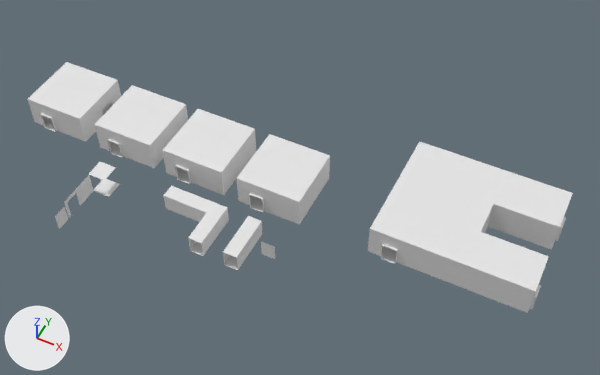
A saved change to the FBX model Assets/Game/meshes/prototype.fbx.
Camera for both pictures: a 50 mm camera at (35.9, -50.7, 64.7) aimed at (10.8, -0.5, 1.9). Arrows for +X, +Y and +Z are at lower left; the lights stay in place. Where no turn or scale is listed for an object, it has been applied to the vertices.
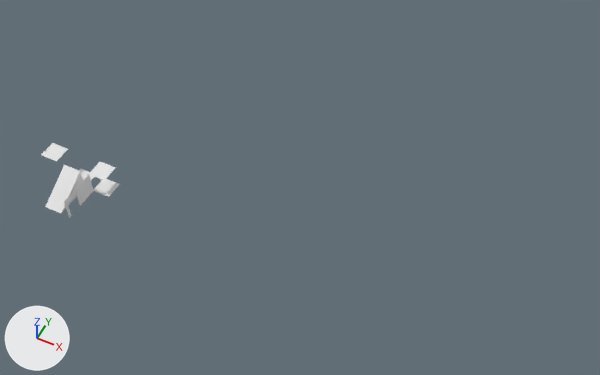
The newer file is also turned or shifted as a whole; pictures and numbers use the older file's frame.

The change, as JSON lines over the scene's bpy script:
```json
{"op": "add", "block": "me_plane_002_1", "code": ["me_plane_002_1 = bpy.data.meshes.new('Plane.002')", "me_plane_002_1.from_pydata(...)  # 34 vertices, 21 faces; spans x -1.0..-0.88, y -1.05..1.05, z 0.0..2.5"]}
{"op": "add", "block": "me_plane_004", "code": ["me_plane_004 = bpy.data.meshes.new('Plane.004')", "me_plane_004.from_pydata(...)  # 65 vertices, 56 faces; spans x -1.0..1.0, y -1.0..1.0, z 0.0..0.01"]}
{"op": "add", "block": "me_plane_006", "code": ["me_plane_006 = bpy.data.meshes.new('Plane.006')", "me_plane_006.from_pydata([(-1.0, -2.0, 0.0), (1.0, -2.0, 0.0), (-1.0, 2.0, 2.5), (1.0, 2.0, 2.5), (-1.0, 2.0, 0.0), (1.0, 2.0, 0.0)], [], [(0, 1, 3, 2), (2, 3, 5, 4), (2, 4, 0), (3, 1, 5)])"]}
{"op": "add", "block": "me_plane_005", "code": ["me_plane_005 = bpy.data.meshes.new('Plane.005')", "me_plane_005.from_pydata([(-1.0, 1.0, 2.5), (1.0, 1.0, 2.5), (-1.0, -1.0, 2.5), (1.0, -1.0, 2.5)], [], [(0, 1, 3, 2)])"]}
{"op": "remove", "block": "ob_plane_003", "code": ["ob_plane_003 = bpy.data.objects.new('Plane.003', me_plane_003)", "ob_plane_003.location = (-8.0, -14.0, 0.0)"]}
{"op": "remove", "block": "ob_cube_003", "code": ["ob_cube_003 = bpy.data.objects.new('Cube.003', me_cube_004)", "ob_cube_003.location = (4.89, -8.69, 0.0)"]}
{"op": "remove", "block": "ob_cube_002", "code": ["ob_cube_002 = bpy.data.objects.new('Cube.002', me_cube_003)", "ob_cube_002.location = (8.72, -8.69, 0.0)"]}
{"op": "remove", "block": "ob_cube", "code": ["ob_cube = bpy.data.objects.new('Cube', me_cube)", "ob_cube.location = (0.0, 0.0, 0.0)"]}
{"op": "remove", "block": "ob_cube_007", "code": ["ob_cube_007 = bpy.data.objects.new('Cube.007', me_cube_008)", "ob_cube_007.location = (23.14, 0.0, 0.0)"]}
{"op": "remove", "block": "ob_cube_001", "code": ["ob_cube_001 = bpy.data.objects.new('Cube.001', me_cube_002)", "ob_cube_001.location = (8.72, 0.0, 0.0)"]}
{"op": "remove", "block": "ob_cube_006", "code": ["ob_cube_006 = bpy.data.objects.new('Cube.006', me_cube_007)", "ob_cube_006.location = (11.32, -8.69, 0.0)"]}
{"op": "remove", "block": "ob_cube_005", "code": ["ob_cube_005 = bpy.data.objects.new('Cube.005', me_cube_006)", "ob_cube_005.location = (-17.4, 0.0, 0.0)"]}
{"op": "remove", "block": "ob_plane_002", "code": ["ob_plane_002 = bpy.data.objects.new('Plane.002', me_plane_002)", "ob_plane_002.location = (-8.0, -12.0, 0.0)"]}
{"op": "remove", "block": "ob_cube_004", "code": ["ob_cube_004 = bpy.data.objects.new('Cube.004', me_cube_005)", "ob_cube_004.location = (-8.5, 0.0, 0.0)"]}
{"op": "add", "block": "ob_entrances", "code": ["ob_entrances = bpy.data.objects.new('Entrances', me_plane_002_1)", "ob_entrances.location = (-8.0, -12.0, 0.0)"]}
{"op": "add", "block": "ob_floor", "code": ["ob_floor = bpy.data.objects.new('Floor', me_plane_004)", "ob_floor.location = (-11.0, -8.0, 0.0)"]}
{"op": "add", "block": "ob_stairs", "code": ["ob_stairs = bpy.data.objects.new('Stairs', me_plane_006)", "ob_stairs.location = (-11.0, -11.0, 0.0)"]}
{"op": "add", "block": "ob_ceil", "code": ["ob_ceil = bpy.data.objects.new('Ceil', me_plane_005)", "ob_ceil.location = (-14.0, -8.0, 0.0)"]}
```

Boxes [x1, y1, x2, y2] around the edits, measured in the pictures (600 x 375 px):
```json
{"object": "Cube.007", "change": "deleted", "before": [368, 141, 573, 313]}
{"object": "Cube.001", "change": "deleted", "before": [237, 134, 330, 225]}
{"object": "Cube", "change": "deleted", "before": [162, 109, 256, 195]}
{"object": "Cube.004", "change": "deleted", "before": [94, 85, 188, 168]}
{"object": "Cube.005", "change": "deleted", "before": [27, 62, 121, 142]}
{"object": "Cube.003", "change": "deleted", "before": [163, 186, 229, 256]}
{"object": "Cube.002", "change": "deleted", "before": [223, 216, 262, 270]}
{"object": "Stairs", "change": "added", "after": [45, 165, 83, 213]}
{"object": "Ceil", "change": "added", "after": [41, 143, 68, 161]}
{"object": "Cube.006", "change": "deleted", "before": [261, 242, 275, 259]}
{"object": "Plane.003", "change": "deleted", "before": [55, 207, 68, 229]}
{"object": "Entrances", "change": "added", "after": [64, 188, 82, 217]}
{"object": "Plane.002", "change": "deleted", "before": [64, 188, 82, 217]}
{"object": "Floor", "change": "added", "after": [79, 169, 94, 181]}
```
